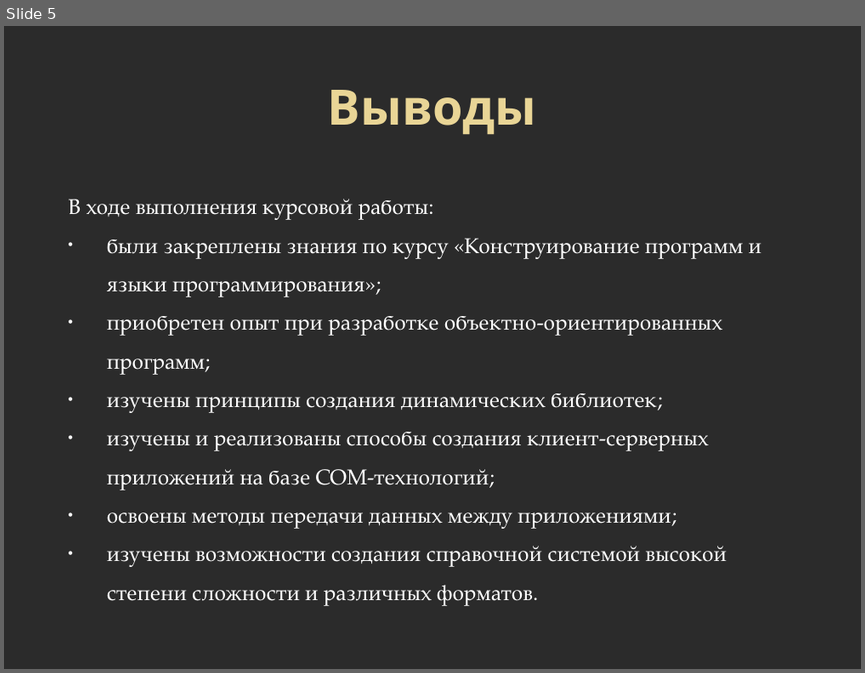
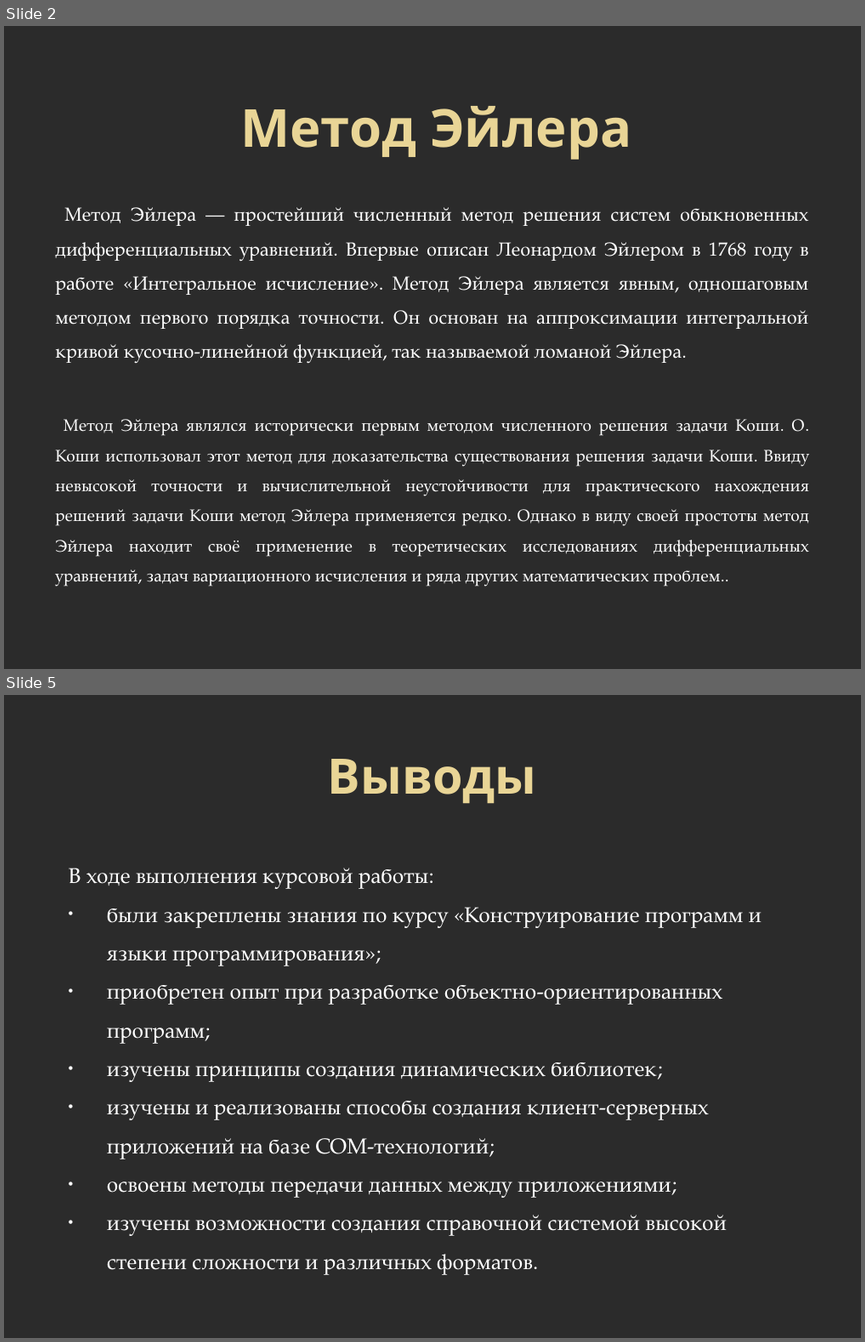
Before and after one commit to Alexis-Dia/Delphi7TrainingCourse, a slide deck: Lesson3/VremProc.pptx. Shown one above the other, each under a label of ours: slide 5 before the commit, slides 2 and 5 after it; the slides between them are not shown. The pictures are 865x673 and 865x1342 pixels, drawn with LibreOffice and Linux fonts; fonts in the diff are those of the drawing; background and template pictures are left out; a plain dark background stands for a picture behind light text. Boxes give left, top, right and bottom in pixels: in the first picture for what was removed or moved away, otherwise in the second. Text is boxed around its words. In the diff, an @@ line names an element or a change of style, - is before the commit and + after.

```diff
--- a/Lesson3/VremProc.pptx
+++ b/Lesson3/VremProc.pptx
@@ slide 2 added at <box>4,26,861,669</box>, background picture (left out) @@
@@ text added at <box>240,106,631,159</box>, 44 pt, text #E9D596, bold @@
+Метод Эйлера
@@ text added at <box>55,207,809,586</box>, 14 pt, text #FFFFFF @@
+Метод Эйлера — простейший численный метод решения систем обыкновенных дифференциальных уравнений. Впервые описан Леонардом Эйлером в 1768 году в работе «Интегральное исчисление». Метод Эйлера является явным, одношаговым методом первого порядка точности. Он основан на аппроксимации интегральной кривой кусочно-линейной функцией, так называемой ломаной Эйлера.
+Метод Эйлера являлся исторически первым методом численного решения задачи Коши. О. Коши использовал этот метод для доказательства существования решения задачи Коши. Ввиду невысокой точности и вычислительной неустойчивости для практического нахождения решений задачи Коши метод Эйлера применяется редко. Однако в виду своей простоты метод Эйлера находит своё применение в теоретических исследованиях дифференциальных уравнений, задач вариационного исчисления и ряда других математических проблем..
```
Also in this commit, not shown: 2 slides changed, 1 other slide added, 2 slides removed, 10 other files.
